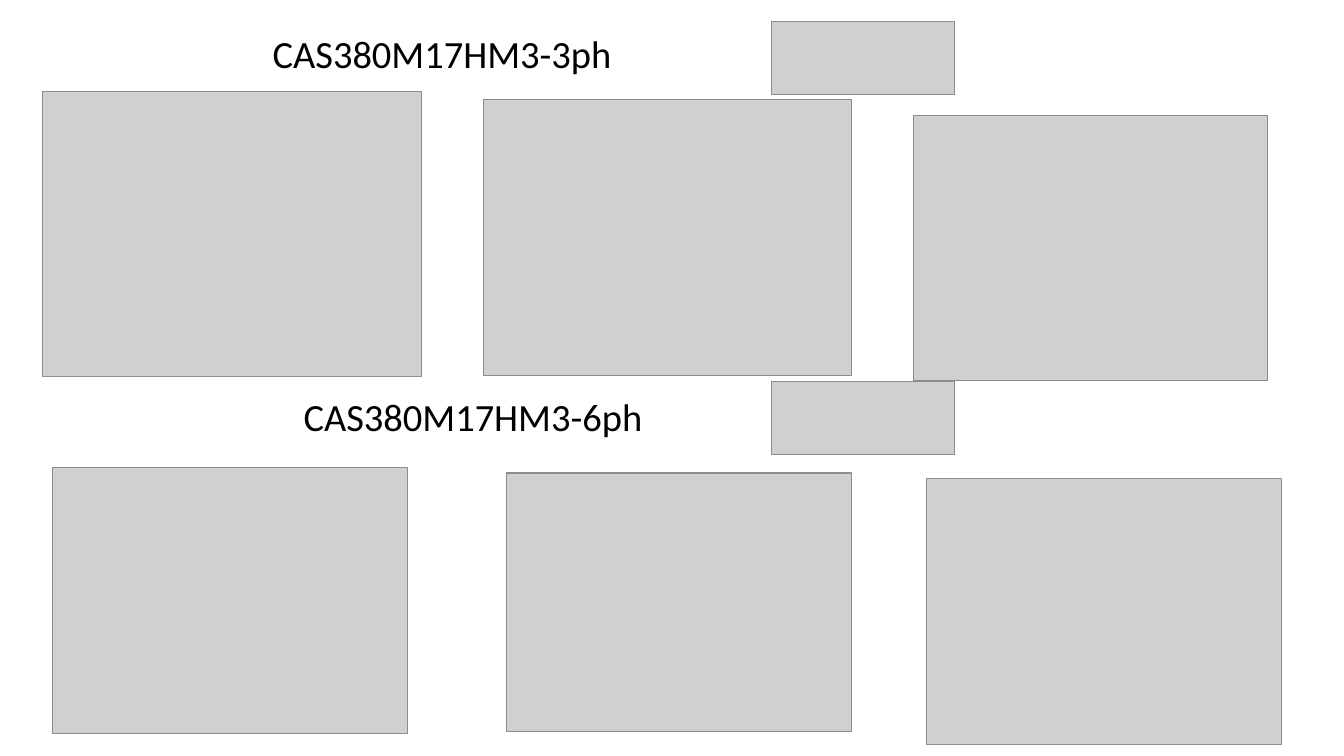
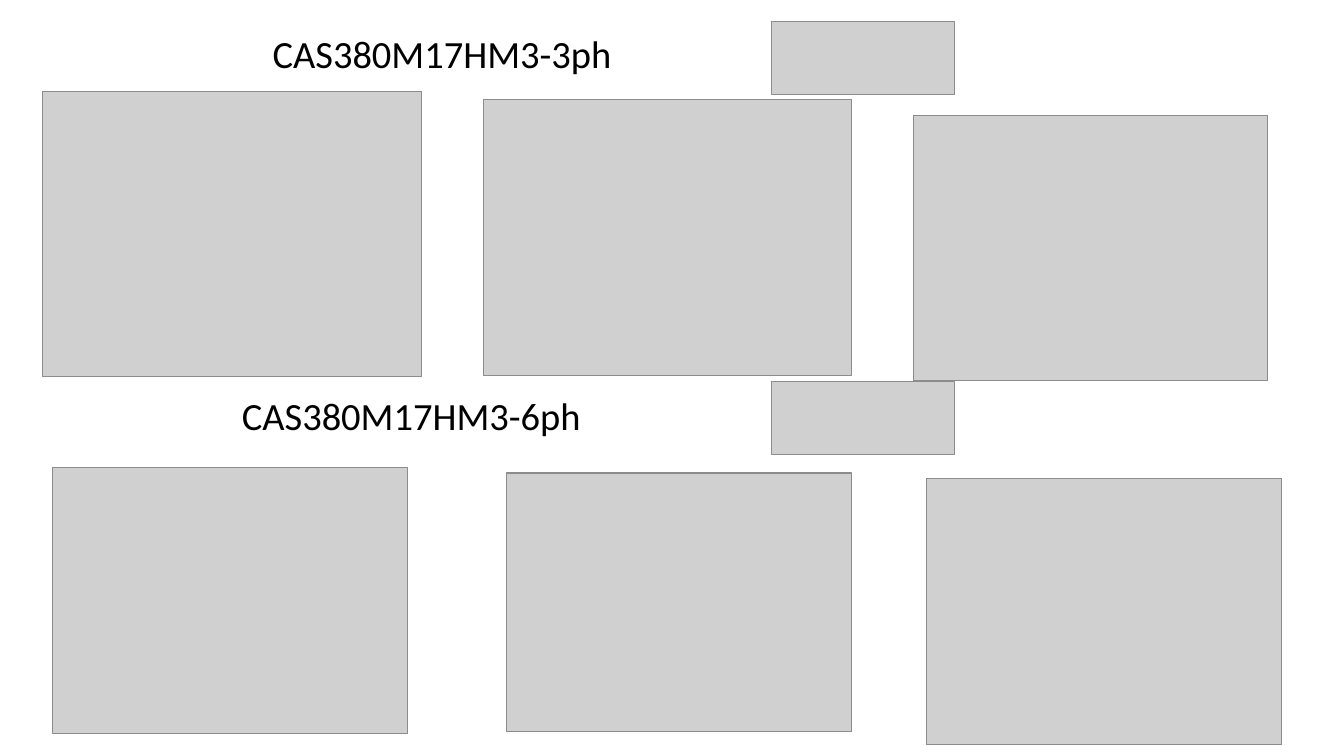
Before and after one commit to EnesAyaz/KTH, a slide deck: slide 4 of Weekly-Reports/Biweekly_16.10.23.pptx. Drawn at 1344x756 pixels with LibreOffice and Linux fonts; fonts in the diff are those of the drawing; grey boxes stand for pictures. Boxes give left, top, right and bottom in pixels: in the first picture for what was removed or moved away, otherwise in the second. Text is boxed around its words. In the diff, an @@ line names an element or a change of style, - is before the commit and + after.

```diff
--- a/Weekly-Reports/Biweekly_16.10.23.pptx
+++ b/Weekly-Reports/Biweekly_16.10.23.pptx
@@ text "CAS380M17HM3-6ph": place and size @@
-text "CAS380M17HM3-6ph" at (304, 404, 643, 438)
+text "CAS380M17HM3-6ph" at (242, 403, 581, 437)
```
Also in this commit, not shown: 39 other files.
